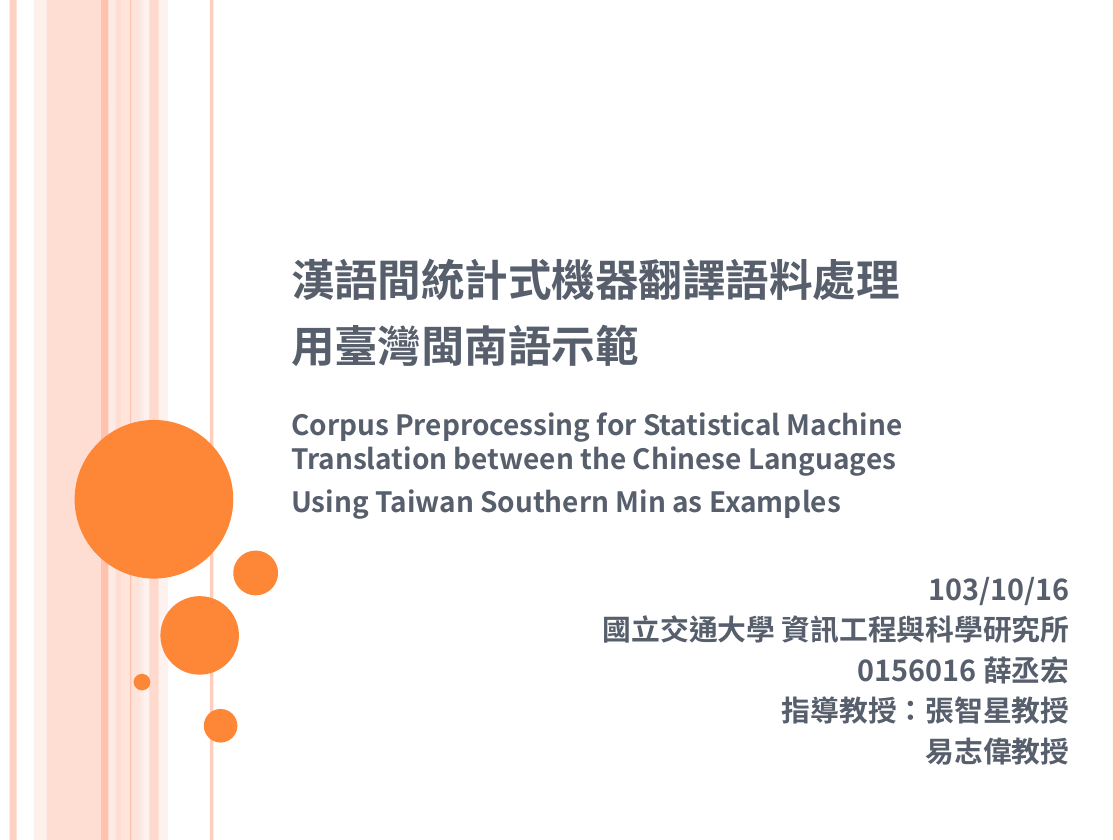
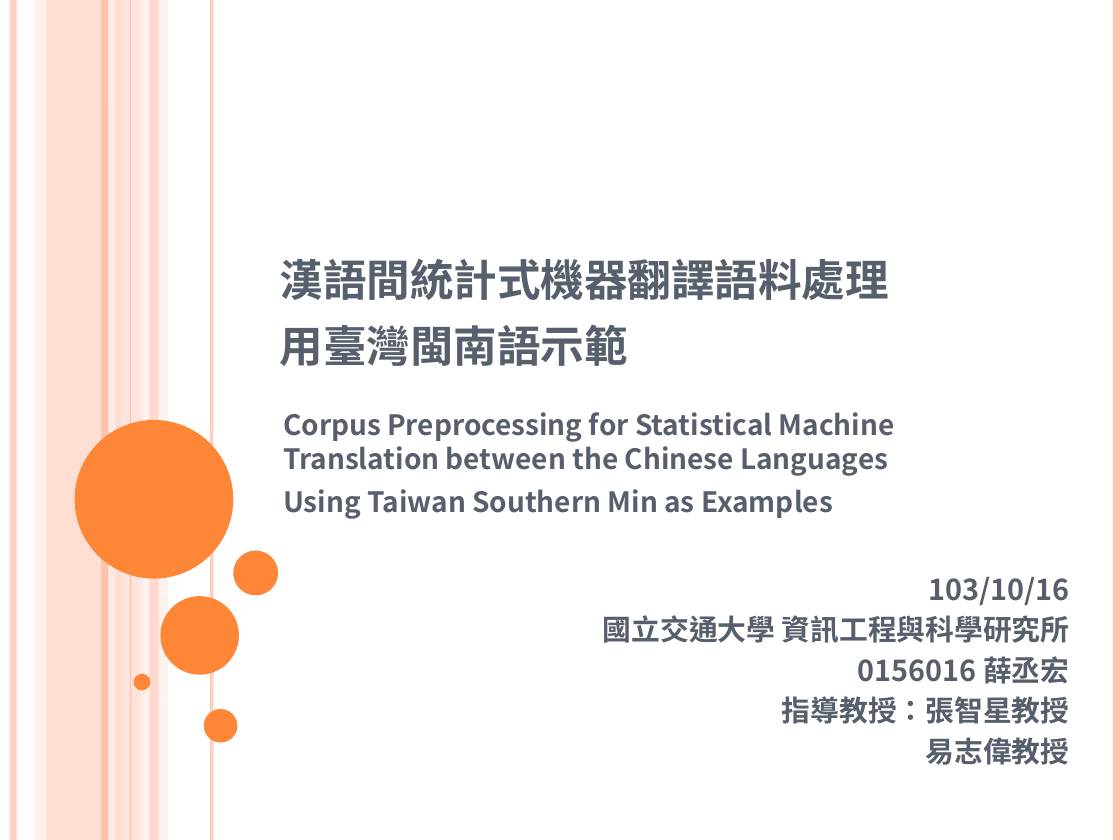
Before and after one commit to sih4sing5hong5/po3-ko3_tau5-iann2-phinn3, a slide deck: slide 1 of 翻譯報告.pptx. Drawn at 1120x840 pixels with LibreOffice and Linux fonts; fonts in the diff are those of the drawing; background and template pictures are left out. Boxes give left, top, right and bottom in pixels: in the first picture for what was removed or moved away, otherwise in the second. Text is boxed around its words. In the diff, an @@ line names an element or a change of style, - is before the commit and + after.

```diff
--- a/翻譯報告.pptx
+++ b/翻譯報告.pptx
@@ title "漢語間統計式機器翻譯語料處理 用臺灣閩南語示範": place and size @@
-title "漢語間統計式機器翻譯語料處理 用臺灣閩南語示範" at bbox=[291, 259, 900, 366]
+title "漢語間統計式機器翻譯語料處理 用臺灣閩南語示範" at bbox=[280, 259, 889, 366]
@@ subtitle "Corpus Preprocessing for Statistical Machine ...": place and size @@
-subtitle "Corpus Preprocessing for Statistical Machine ..." at bbox=[291, 412, 903, 519]
+subtitle "Corpus Preprocessing for Statistical Machine ..." at bbox=[283, 412, 895, 519]
```
Also in this commit, not shown: 8 other slides changed, 3 slides added.
